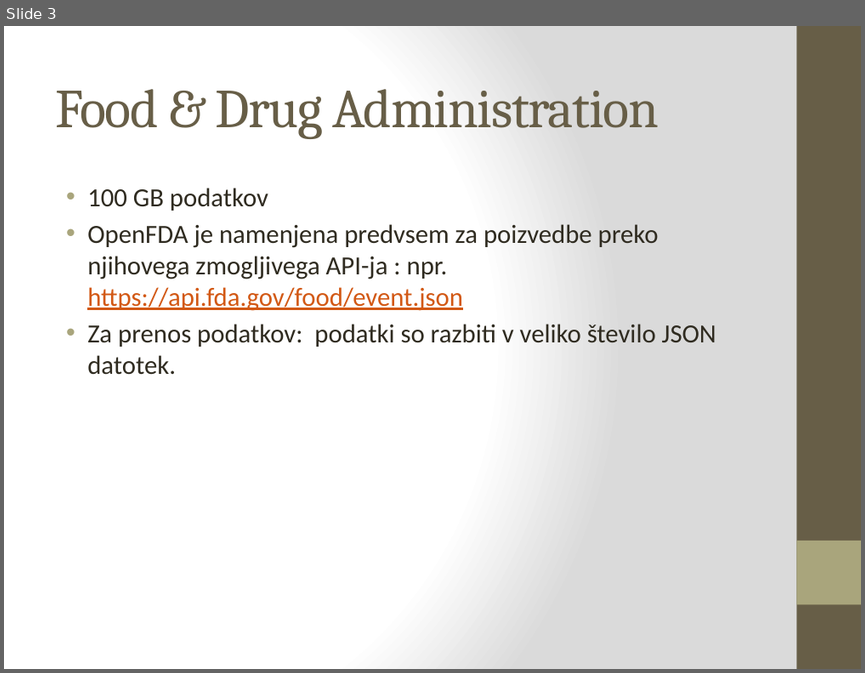
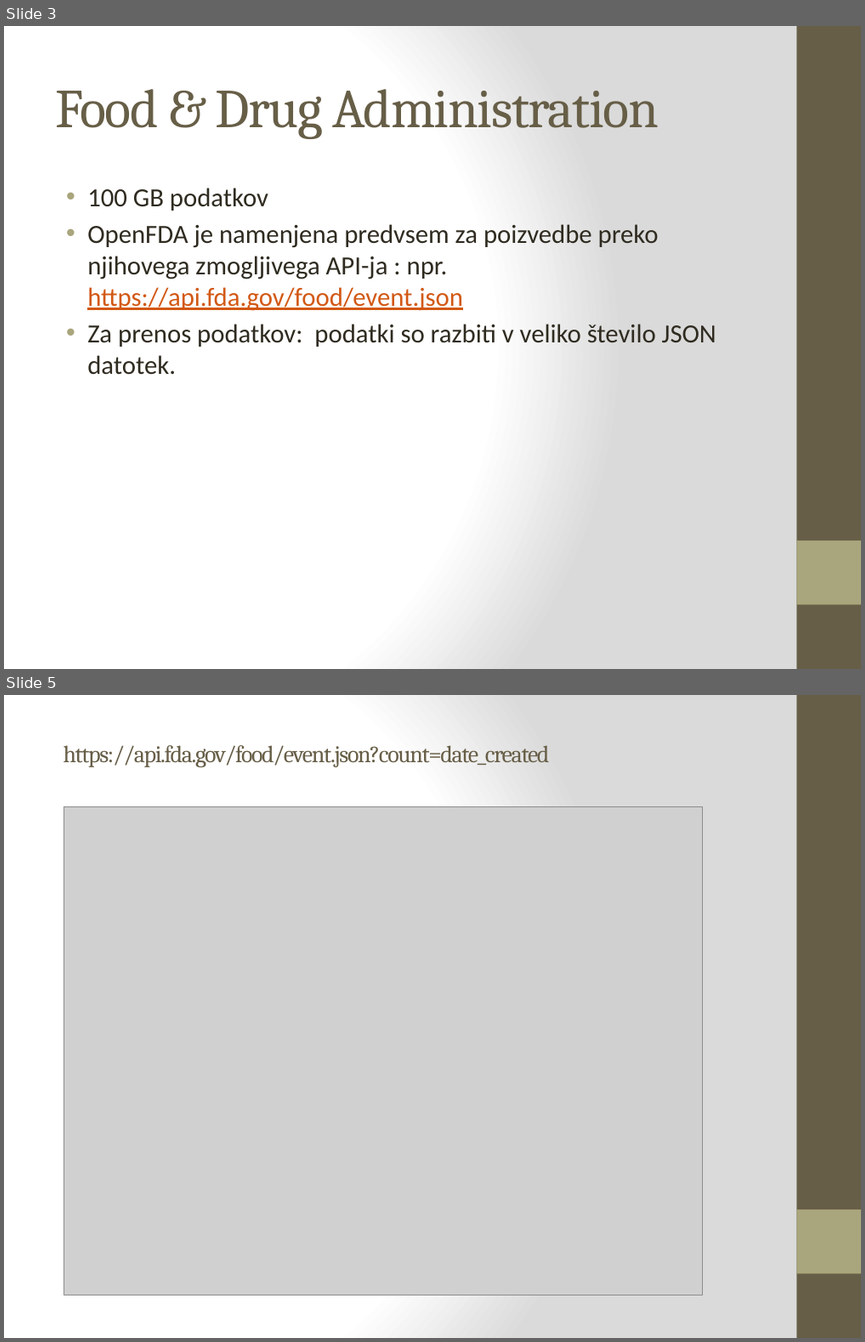
Before and after one commit to nezabelej/FDA_bokeh, a slide deck: seminar.pptx. Shown one above the other, each under a label of ours: slide 3 before the commit, slides 3 and 5 after it; the slides between them are not shown. The pictures are 865x673 and 865x1342 pixels, drawn with LibreOffice and Linux fonts; fonts in the diff are those of the drawing; grey boxes stand for pictures. Boxes give left, top, right and bottom in pixels: in the first picture for what was removed or moved away, otherwise in the second. Text is boxed around its words. In the diff, an @@ line names an element or a change of style, - is before the commit and + after.

```diff
--- a/seminar.pptx
+++ b/seminar.pptx
@@ slide 5 added at (4, 695, 861, 1338), background gradient #FFFFFF to #DADADA; not listed: 2 template elements that a slide beside it also shows @@
@@ title added at (64, 745, 550, 767), 20 pt, text #675E47 @@
+https://api.fda.gov/food/event.json?count=date_created
@@ picture added at (64, 807, 703, 1295) @@
```
Also in this commit, not shown: 1 slide changed, 2 other slides added, 3 slides removed, 7 other files.
